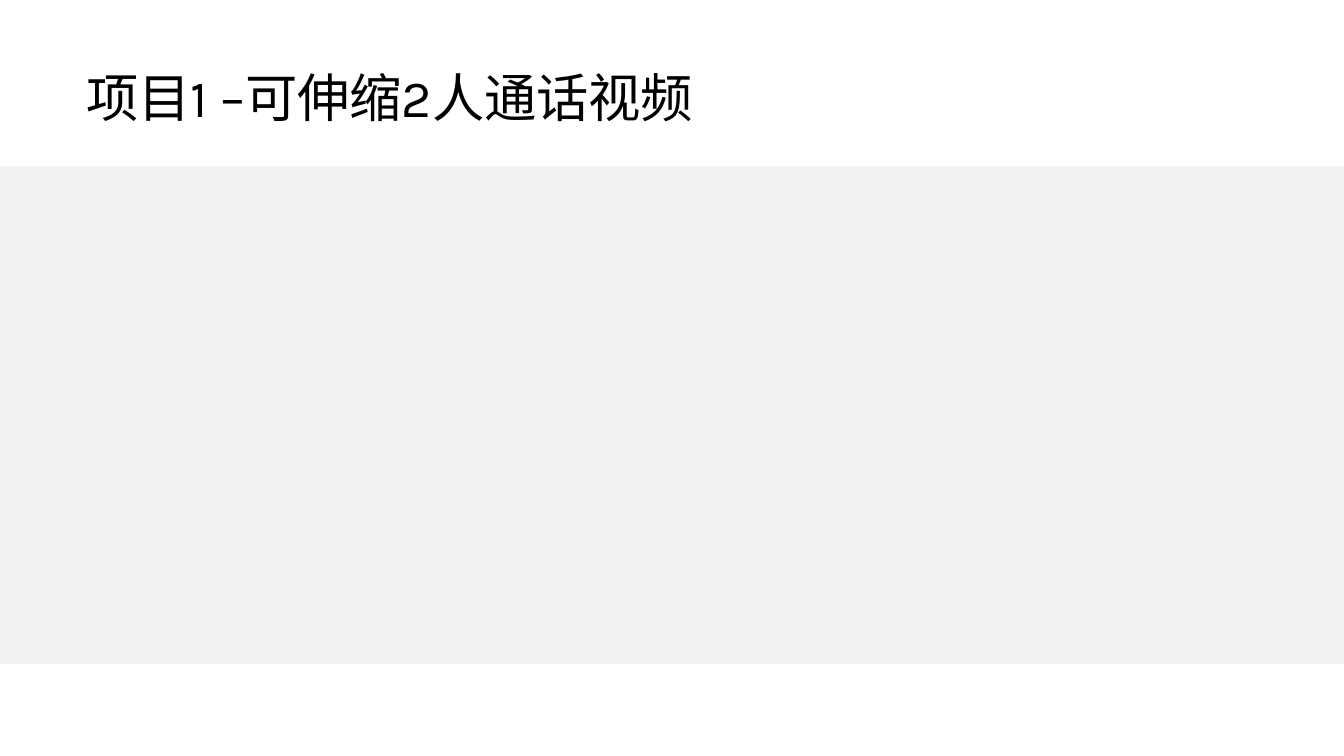
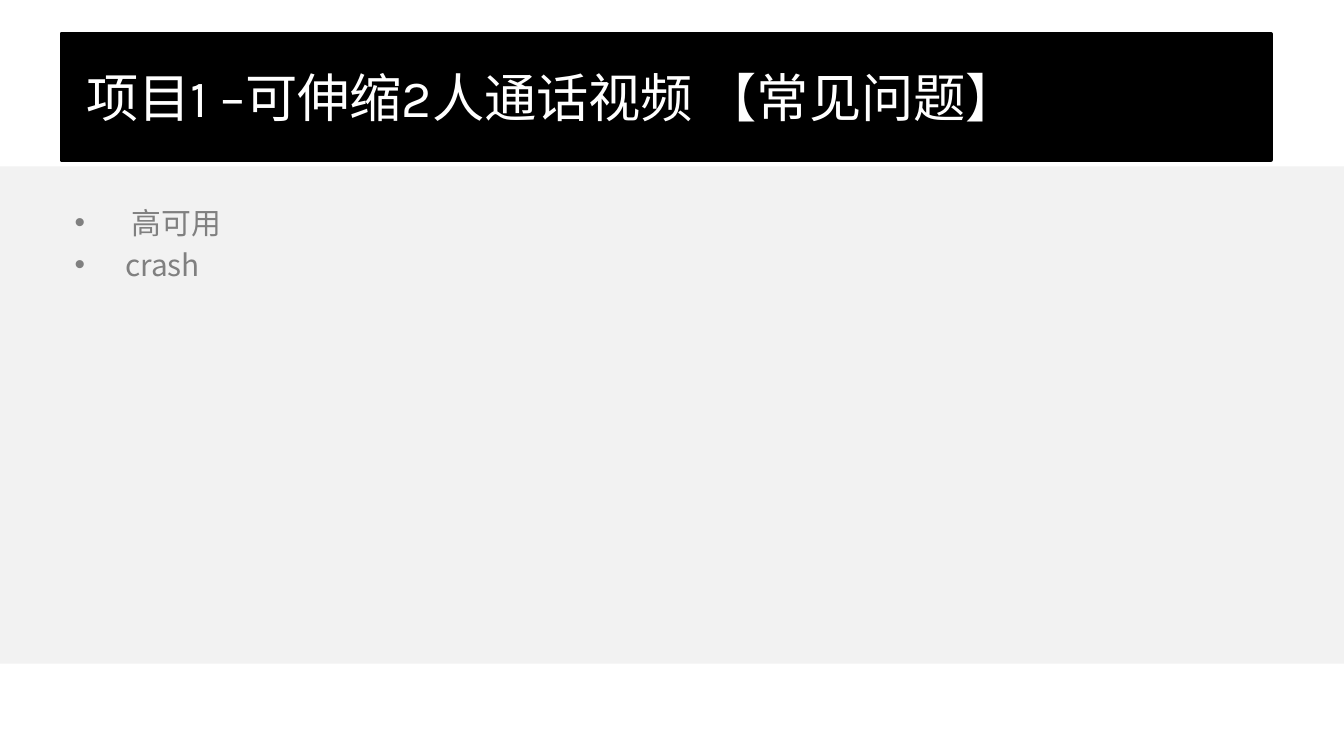
Before and after one commit to wangcy6/weekly, a slide deck: slide 19 of ppt/2020/实战项目.pptx. Drawn at 1344x756 pixels with LibreOffice and Linux fonts; fonts in the diff are those of the drawing; background and template pictures are left out. Boxes give left, top, right and bottom in pixels: in the first picture for what was removed or moved away, otherwise in the second. Text is boxed around its words. In the diff, an @@ line names an element or a change of style, - is before the commit and + after.

```diff
--- a/ppt/2020/实战项目.pptx
+++ b/ppt/2020/实战项目.pptx
@@ title "项目1 –可伸缩2人通话视频 【常见问题】": place and size @@
-title "项目1 –可伸缩2人通话视频 【常见问题】" at <box>87,73,694,122</box>
+title "项目1 –可伸缩2人通话视频 【常见问题】" at <box>62,34,1271,160</box>
@@ title "项目1 –可伸缩2人通话视频 【常见问题】" at <box>62,34,1271,160</box>: fill none to #000000; outline none to #000000 2 pt @@
@@ title at <box>87,72,1018,122</box>: text changed; text colour #000000 to #FFFFFF @@
-项目1 –可伸缩2人通话视频
+项目1 –可伸缩2人通话视频 【常见问题】
@@ text added at <box>125,209,221,277</box>, 16 pt, text #808080 @@
+• 高可用
+• crash
```
Also in this commit, not shown: 3 other files.
